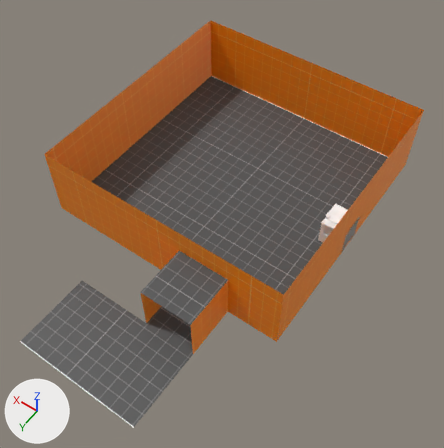
The Blender file blender/office.blend: old version first, new version second.
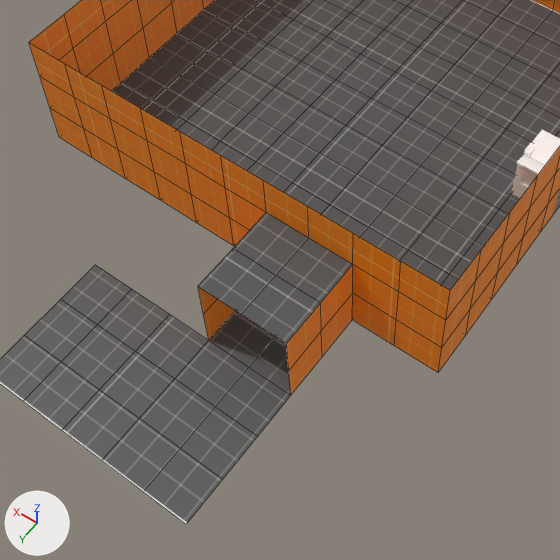
There are two pictures of each version: one whole from a camera (50 mm lens) standing at (-9.11, 13.9, 18.72) and looking at (-1.04, 2.6, 0.97), one close up on the part from 6% to 78% of the width and 29% to 100% of the height. Lighting does not change. The marker at lower left points along +X, +Y and +Z. The close-ups show mesh edges as thin lines.

The older version as bpy lines, for what is in view:
```python
me_cube_001 = bpy.data.meshes.new('Cube.001')
me_cube_001.from_pydata(...)  # 325 vertices, 324 faces; spans x -0.5..0.6, y -0.792..0.577, z -0.5..0.674
me_cube_001.materials.append(mat_copymachine_material)  # white #ffffff
me_plane = bpy.data.meshes.new('Plane')
me_plane.from_pydata(...)  # 170 vertices, 124 faces; spans x -5.0..5.0, y -5.0..7.0, z 0.0..3.0
me_plane.materials.append(mat_roomwallmaterial)  # picture img_plate_orange_png
me_plane_001 = bpy.data.meshes.new('Plane.001')
me_plane_001.from_pydata(...)  # 157 vertices, 123 faces; spans x -5.0..5.0, y -5.0..10.0, z 0.0..2.0
me_plane_001.materials.append(mat_roomfloormaterial)
ob_copymachine = bpy.data.objects.new('CopyMachine', me_cube_001)
ob_copymachine.location = (-4.5, 0.0, 0.5)
ob_roomfloor = bpy.data.objects.new('RoomFloor', me_plane_001)
ob_roomfloor.location = (0.0, 0.0, 0.0)
ob_roomwalls = bpy.data.objects.new('RoomWalls', me_plane)
ob_roomwalls.location = (0.0, 0.0, 0.0)
```
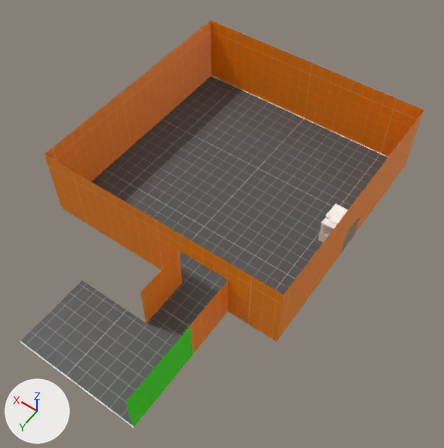
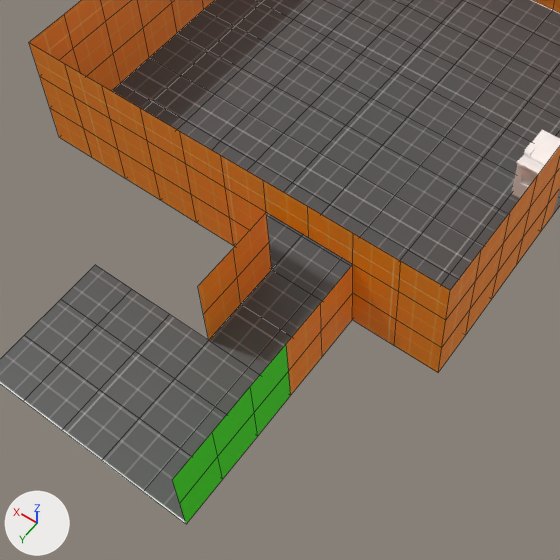
The change in detail:
Material 'RoomWallpaperMaterial' (mat_roomwallpapermaterial) is new.
Its base color is (0.0493, 0.8, 0.0) (green #3fe700).
me_plane_001 has 157 vertices, 123 faces and spans x -5.0..5.0, y -5.0..10.0, z 0.0..2.0.
me_plane_001 is used by ob_roomfloor; location (0.0, 0.0, 0.0).
me_plane_001 part 1: the loose piece of 9 vertices spanning x -3.0..-1.0, y 5.0..7.0, z 2.0 is deleted.
Mesh me_plane_002 is new.
It has 12 vertices, 6 faces and spans x -3.0, y 7.0..10.0, z 0.0..2.0.
It uses material mat_roomwallpapermaterial (its picture is missing).
Object 'RoomWallPaper' (ob_roomwallpaper) is new; it shows me_plane_002.
Its location is (0.0, 0.0, 0.0).

Where the change shows, as pixel boxes [x1, y1, x2, y2] in the close-ups (560 x 560 px):
'RoomWallPaper', added (green)
    after: [172, 345, 291, 524]
part 1 of me_plane_001, deleted
    before: [198, 212, 353, 343]
